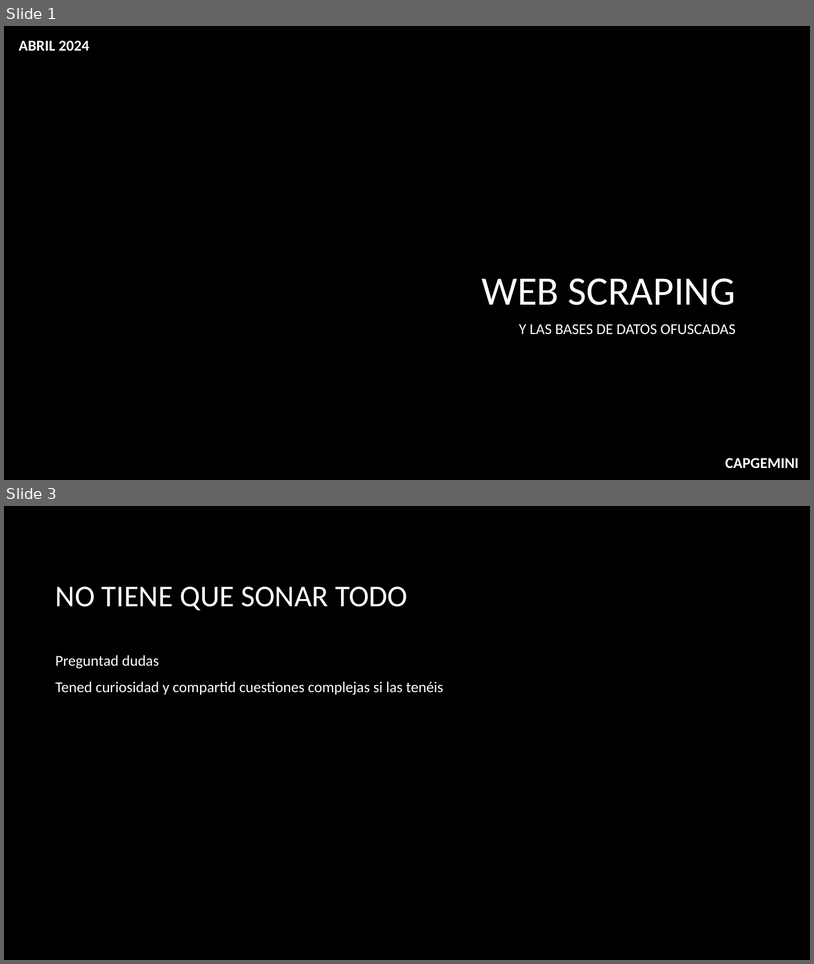
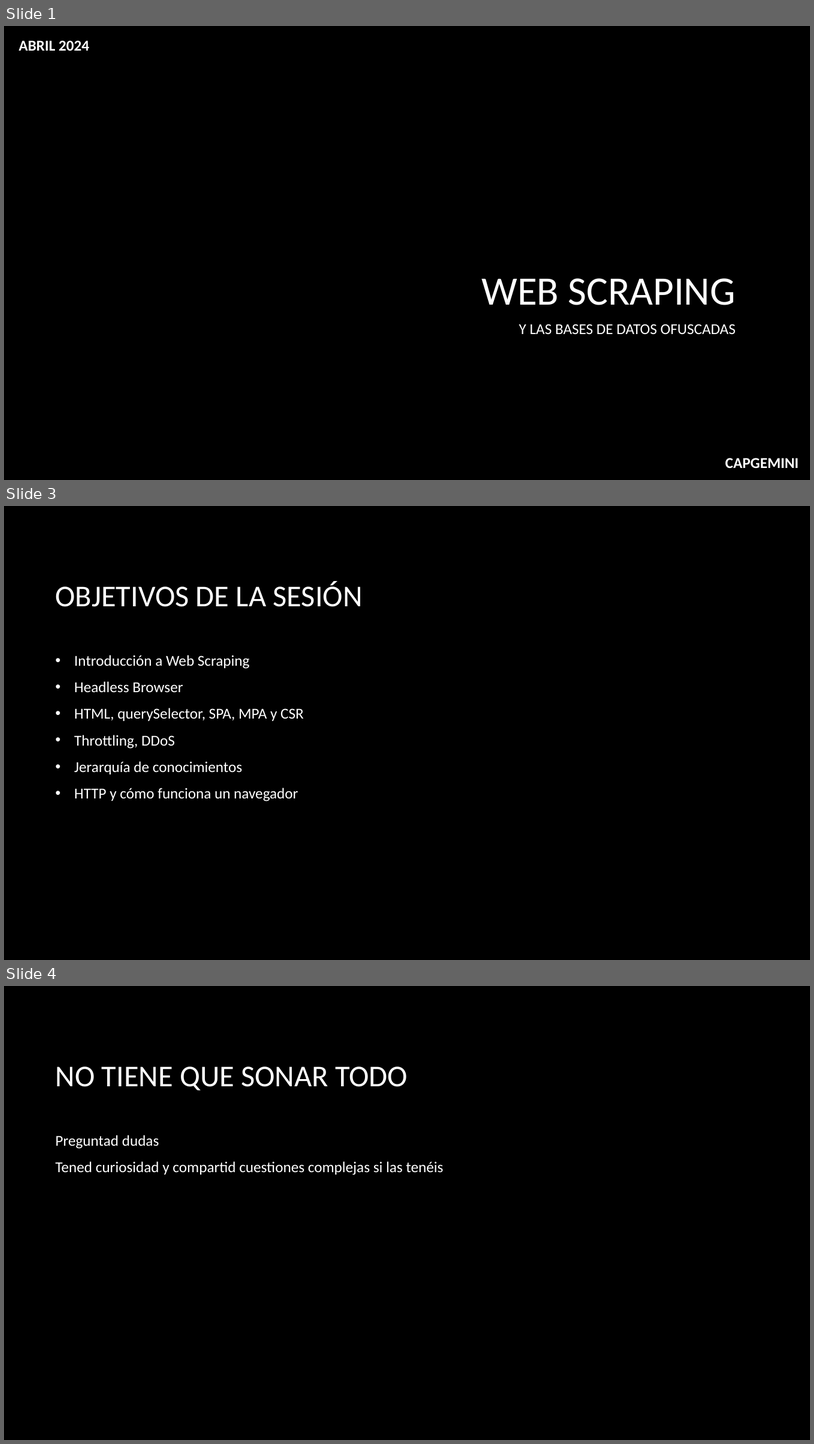
Before and after one commit to jofaval/talks-about, a slide deck: uv/web-scraping-y-las-bases-de-datos-ofuscadas/web-scraping-core.pptx. Shown one above the other, each under a label of ours: slides 1 and 3 before the commit, slides 1, 3 and 4 after it; the slides between them are not shown. The pictures are 814x964 and 814x1444 pixels, drawn with LibreOffice and Linux fonts; fonts in the diff are those of the drawing; background and template pictures are left out. Boxes give left, top, right and bottom in pixels: in the first picture for what was removed or moved away, otherwise in the second. Text is boxed around its words. In the diff, an @@ line names an element or a change of style, - is before the commit and + after.

Commit message:
feat(uv): web-scraping polishing

```diff
--- a/uv/web-scraping-y-las-bases-de-datos-ofuscadas/web-scraping-core.pptx
+++ b/uv/web-scraping-y-las-bases-de-datos-ofuscadas/web-scraping-core.pptx
@@ slide 3 added at bbox=[4, 506, 810, 960], background picture (left out) @@
@@ title added at bbox=[56, 582, 363, 607], 36 pt, text #FFFFFF @@
+OBJETIVOS DE LA SESIÓN
@@ text added at bbox=[74, 655, 304, 801], 18 pt, text #FFFFFF @@
+• Introducción a Web Scraping
+• Headless Browser
+• HTML, querySelector, SPA, MPA y CSR
+• Throttling, DDoS
+• Jerarquía de conocimientos
+• HTTP y cómo funciona un navegador
@@ what was slide 3 is now slide 4 @@
```
Also in this commit, not shown: 6 slides changed, 4 other slides added.
